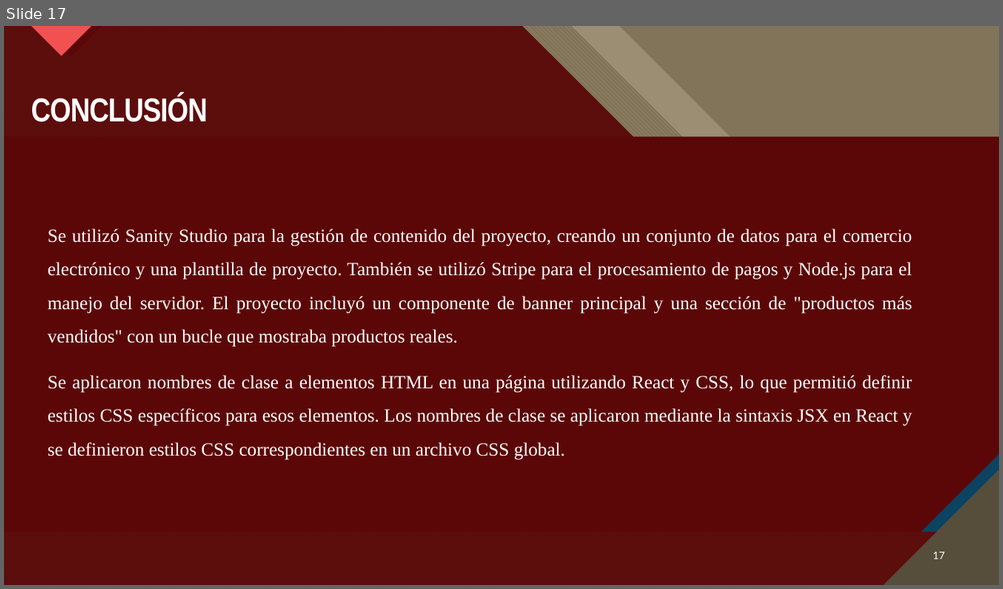
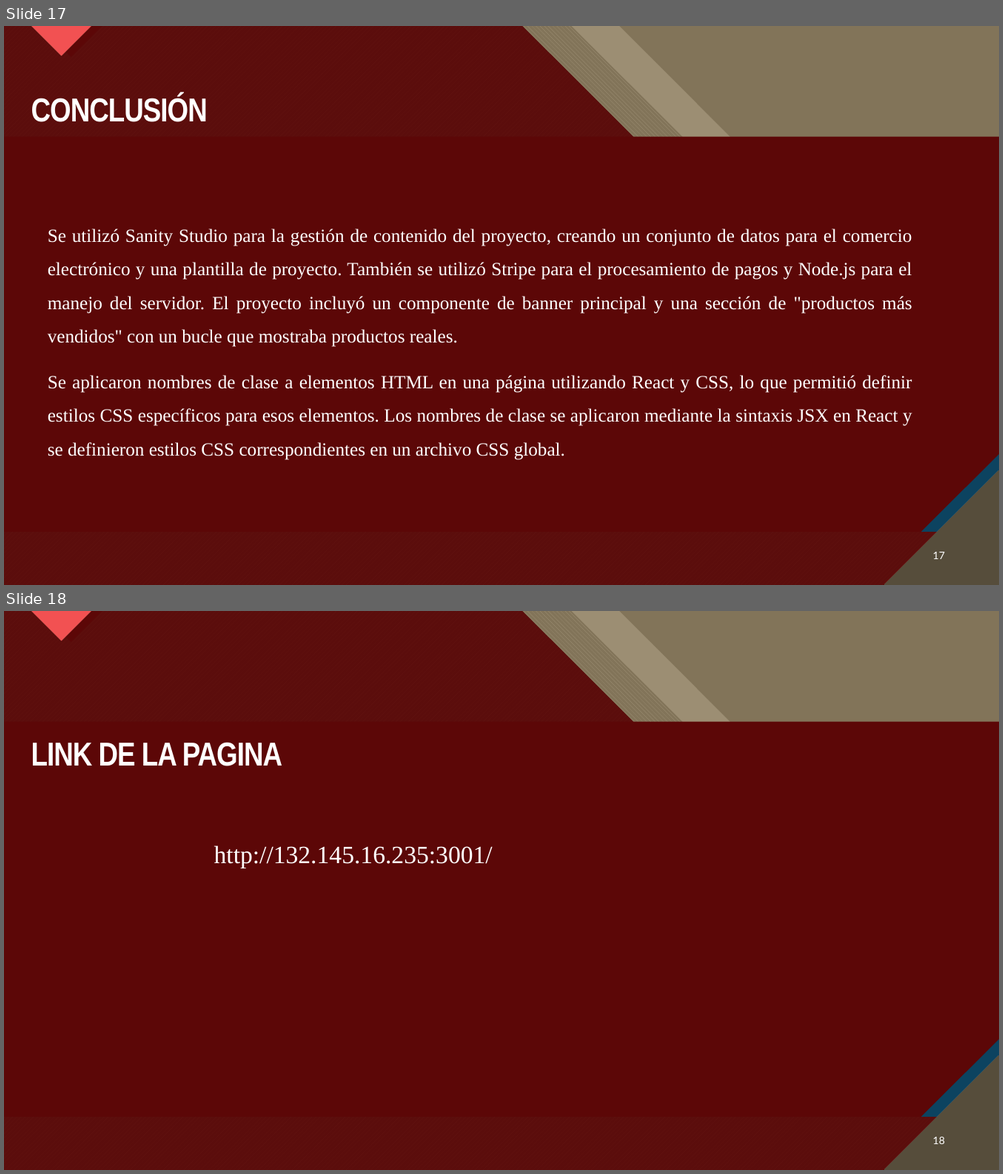
Before and after one commit to DevinLlerena23/proyecto_1, a slide deck: Tienda_electronica (1).pptx. Shown one above the other, each under a label of ours: slide 17 before the commit, slides 17 and 18 after it. The pictures are 1003x589 and 1003x1174 pixels, drawn with LibreOffice and Linux fonts; fonts in the diff are those of the drawing; background and template pictures are left out; a plain dark background stands for a picture behind light text. Boxes give left, top, right and bottom in pixels: in the first picture for what was removed or moved away, otherwise in the second. Text is boxed around its words. In the diff, an @@ line names an element or a change of style, - is before the commit and + after.

```diff
--- a/Tienda_electronica (1).pptx
+++ b/Tienda_electronica (1).pptx
@@ slide 18 added at (x1=4, y1=611, x2=999, y2=1170), background picture (left out); not listed: 21 template elements that a slide beside it also shows @@
@@ title added at (x1=31, y1=742, x2=282, y2=766), 32 pt, text #FFFFFF, bold @@
+LINK DE LA PAGINA
@@ text added at (x1=214, y1=846, x2=492, y2=868), 24 pt, text #FFFFFF @@
+http://132.145.16.235:3001/
@@ rectangle added at (x1=69, y1=914, x2=956, y2=927), fill #5C0707 @@
@@ page number added at (x1=933, y1=1137, x2=945, y2=1145), 10 pt, text #FFFFFF @@
+18
```
Also in this commit, not shown: 1 other slide added, 1 slide removed.
